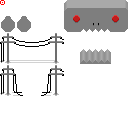
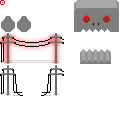
Comparing the layer stacks of the two 128 × 128 images. Changes:
painted on "head" over (64, 0, 128, 32)
added layer "Pasted Layer #1" (67%) above "Pasted Layer" over (0, 33, 63, 64)
